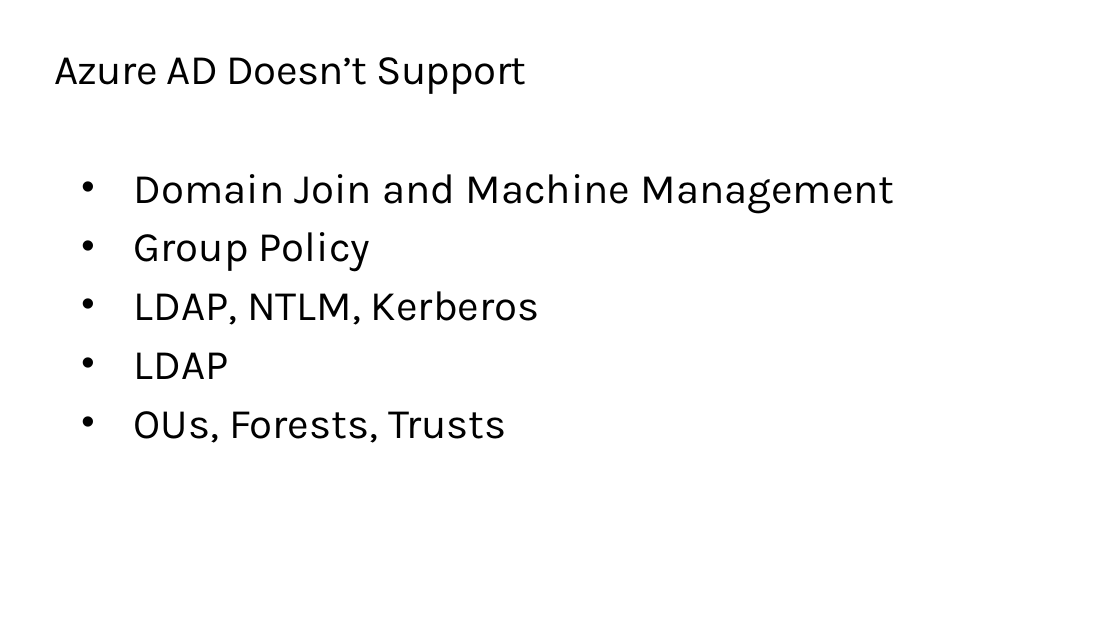
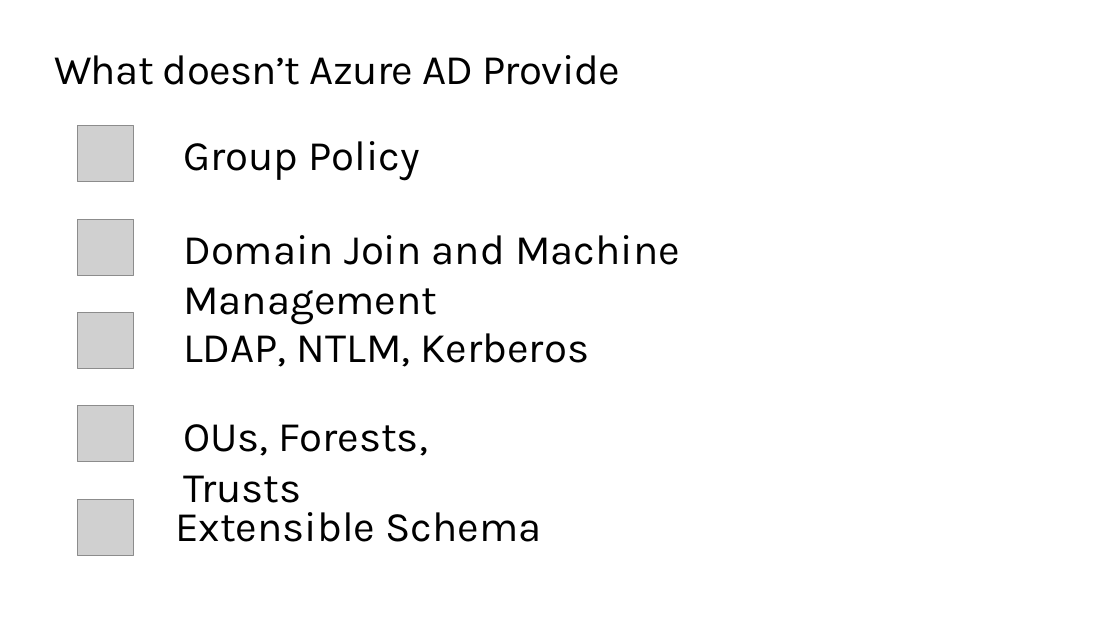
Before and after one commit to anantakjena/events, a slide deck: slide 6 of Ignite the Tour 2020 London/AzureAdisnotAd/AzureADisnotAD.pptx. Drawn at 1120x630 pixels with LibreOffice and Linux fonts; fonts in the diff are those of the drawing; grey boxes stand for pictures; background and template pictures are left out. Boxes give left, top, right and bottom in pixels: in the first picture for what was removed or moved away, otherwise in the second. Text is boxed around its words. In the diff, an @@ line names an element or a change of style, - is before the commit and + after.

```diff
--- a/Ignite the Tour 2020 London/AzureAdisnotAd/AzureADisnotAD.pptx
+++ b/Ignite the Tour 2020 London/AzureAdisnotAd/AzureADisnotAD.pptx
@@ title at box(54, 55, 620, 85): text changed @@
-Azure AD Doesn’t Support
+What doesn’t Azure AD Provide
@@ picture added at box(78, 126, 134, 182) @@
@@ text added at box(183, 141, 420, 181), 36 pt, text #000000 @@
+Group Policy
@@ text removed at box(134, 174, 894, 443) @@
-• Domain Join and Machine Management
-• Group Policy
-• LDAP, NTLM, Kerberos
-• LDAP
-• OUs, Forests, Trusts
@@ picture added at box(78, 219, 134, 276) @@
@@ text added at box(183, 235, 680, 325), 36 pt, text #000000 @@
+Domain Join and Machine Management
@@ picture added at box(78, 313, 134, 369) @@
@@ text added at box(183, 324, 589, 367), 36 pt, text #000000 @@
+LDAP, NTLM, Kerberos
@@ picture added at box(78, 406, 134, 462) @@
@@ text added at box(183, 424, 428, 503), 36 pt, text #000000 @@
+OUs, Forests, Trusts
@@ picture added at box(78, 499, 134, 555) @@
@@ text added at box(175, 512, 541, 542), 36 pt, text #000000 @@
+Extensible Schema
```
Also in this commit, not shown: 5 other slides changed, 3 slides added, 1 slide removed, 1 other file.
